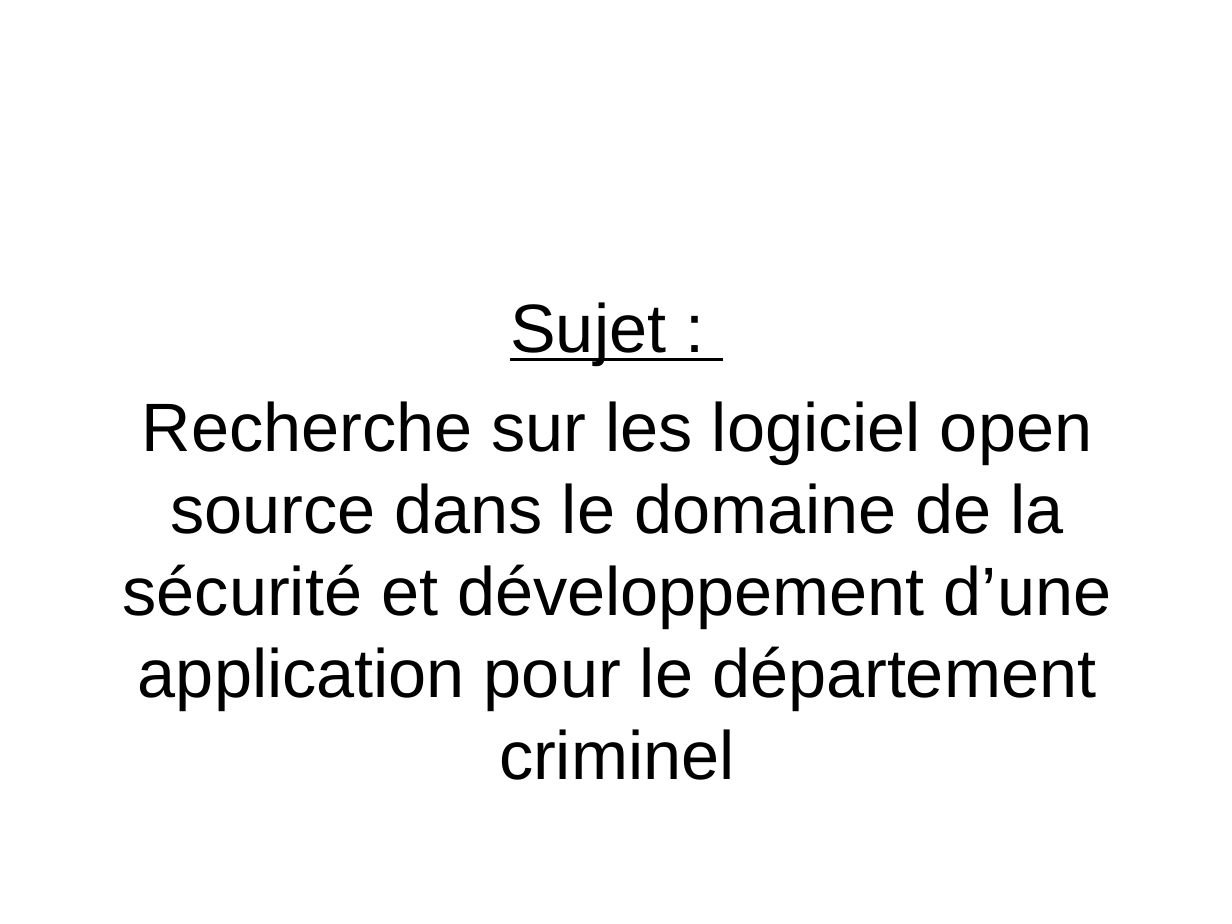
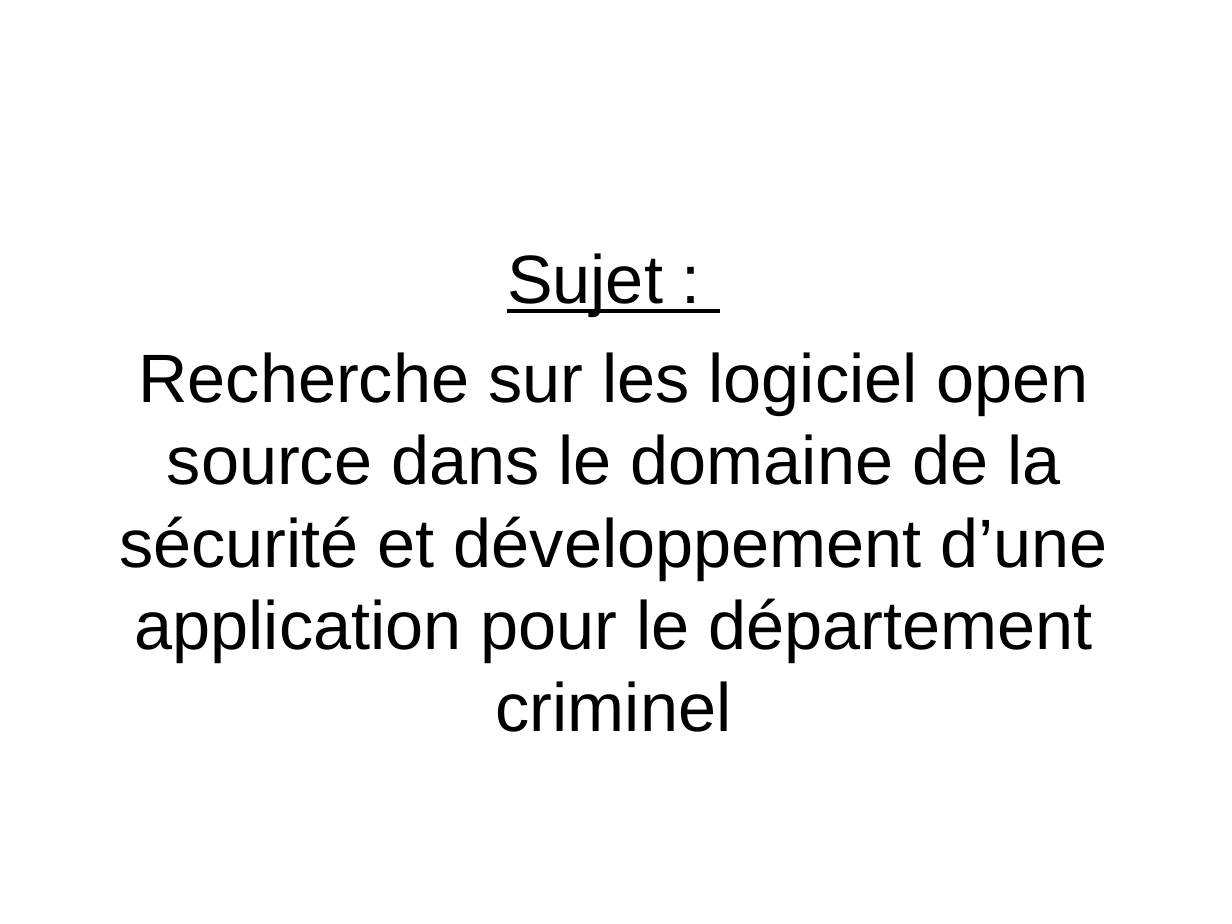
Before and after one commit to HabibAroua/Criminel_dep, a slide deck: slide 2 of documentation/presentation/P1/2734.ppt. Drawn at 1232x924 pixels with LibreOffice and Linux fonts; fonts in the diff are those of the drawing; background and template pictures are left out. Boxes give left, top, right and bottom in pixels: in the first picture for what was removed or moved away, otherwise in the second. Text is boxed around its words. In the diff, an @@ line names an element or a change of style, - is before the commit and + after.

```diff
--- a/documentation/presentation/P1/2734.ppt
+++ b/documentation/presentation/P1/2734.ppt
@@ text "Sujet :": place and size @@
-text "Sujet :" at (123, 302, 1111, 780)
+text "Sujet :" at (119, 253, 1108, 732)
```
Also in this commit, not shown: 2 slides added, 1 slide removed.
